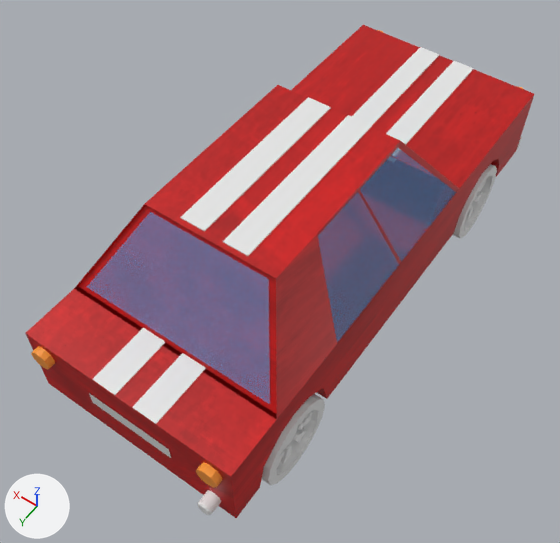
The glTF model models/voiture_gltf/voiture.gltf, before and after one commit.
The view is the same before and after, from a 50 mm camera at (-4.01, 6.84, 8.58) aimed at (-0.02, 1.26, -0.19). Lighting does not change. The marker at lower left points along +X, +Y and +Z. Where no turn or scale is listed for an object, it has been applied to the vertices. Vertices at the same position are counted once.

Names of what the first picture shows: 'bande_arriere_droite', 'bande_arriere_gauche', 'bande_avant_droite', 'bande_avant_gauche', 'bande_toit_droite', 'bande_toit_gauche', 'carrosserie', 'immat_arriere', 'roue_arriere_droite', 'roues_avant_droite'.
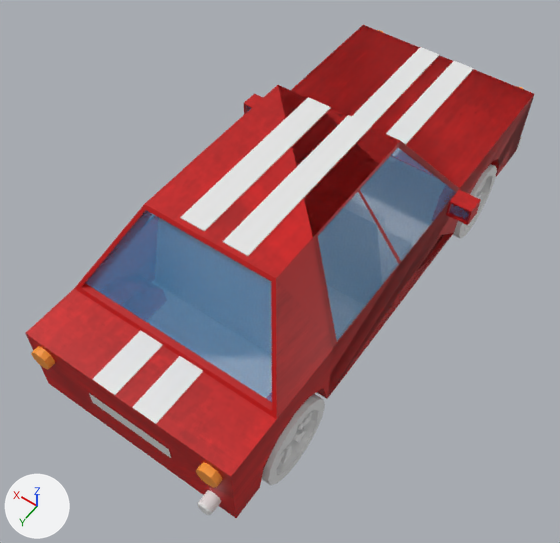
What changed in the scene script:
```text
Change me_cube:
    used by ob_carrosserie; location = (0.0, 0.0, 0.0)
    remove me_cube.from_pydata(...)  # 103 vertices, 190 faces; spans x -1.59..1.59, y -3.47..4.37, z -0.61..1.82
    add me_cube.from_pydata(...)  # 165 vertices, 403 faces; spans x -1.59..1.59, y -3.47..4.37, z -0.61..1.82
    me_cube part 1: 6 vertices removed from x -1.59..1.59, y 1.84..3.47, z 0.61..1.82; 68 vertices added at x -1.59..1.59, y -2.71..3.89, z -0.61..1.82
Add me_cube_021:
    me_cube_021.from_pydata(...)  # 30 vertices, 28 faces; spans x -1.59..1.59, y -3.47..4.37, z -0.59
    me_cube_021.materials.append(mat_pot)  # its picture is missing
Add me_cube_025:
    me_cube_025.from_pydata(...)  # 14 vertices, 22 faces; spans x -1.55..1.55, y -0.07..0.8, z -0.58..1.15
    me_cube_025.materials.append(mat_noir_002)  # its picture is missing
Add me_cube_026:
    me_cube_026.from_pydata(...)  # 14 vertices, 22 faces; spans x -1.55..1.55, y 1.39..2.26, z -0.58..1.15
    me_cube_026.materials.append(mat_noir_002)  # its picture is missing
Add me_cube_015:
    me_cube_015.from_pydata(...)  # 16 vertices, 26 faces; spans x 1.618..1.957, y -0.818..-0.538, z 0.419..0.7
    me_cube_015.materials.append(mat_rouge)  # picture img_red_metal_png
Add me_cube_017:
    me_cube_017.from_pydata(...)  # 16 vertices, 26 faces; spans x -1.957..-1.618, y -0.818..-0.538, z 0.419..0.7
    me_cube_017.materials.append(mat_rouge)  # picture img_red_metal_png
Add ob_sol:
    ob_sol = bpy.data.objects.new('sol', me_cube_021)
    ob_sol.location = (0.0, 0.0, 0.0)
Add ob_siege_avant:
    ob_siege_avant = bpy.data.objects.new('siege_avant', me_cube_025)
    ob_siege_avant.location = (0.0, 0.0, 0.0)
Add ob_siege_arriere:
    ob_siege_arriere = bpy.data.objects.new('siege_arriere', me_cube_026)
    ob_siege_arriere.location = (0.0, 0.0, 0.0)
Add ob_retrovisuegauche:
    ob_retrovisuegauche = bpy.data.objects.new('retrovisueGauche', me_cube_015)
    ob_retrovisuegauche.location = (0.0, 0.0, 0.0)
Add ob_retroviseurdroit:
    ob_retroviseurdroit = bpy.data.objects.new('retroviseurDroit', me_cube_017)
    ob_retroviseurdroit.location = (0.0, 0.0, 0.0)
```

Pixel boxes [x1, y1, x2, y2] of what changed, in the pictures (560 x 543 px):
'sol', added (blue): after [146, 159, 446, 399]
'siege_arriere', added (blue): after [154, 217, 358, 355]
'siege_avant', added (blue): after [318, 200, 412, 306]
'retroviseurDroit', added (red): after [446, 190, 481, 225]
'retrovisueGauche', added: after [244, 94, 263, 114]
part 1 of me_cube, built on: before [72, 85, 452, 470]; after [74, 25, 534, 470]
